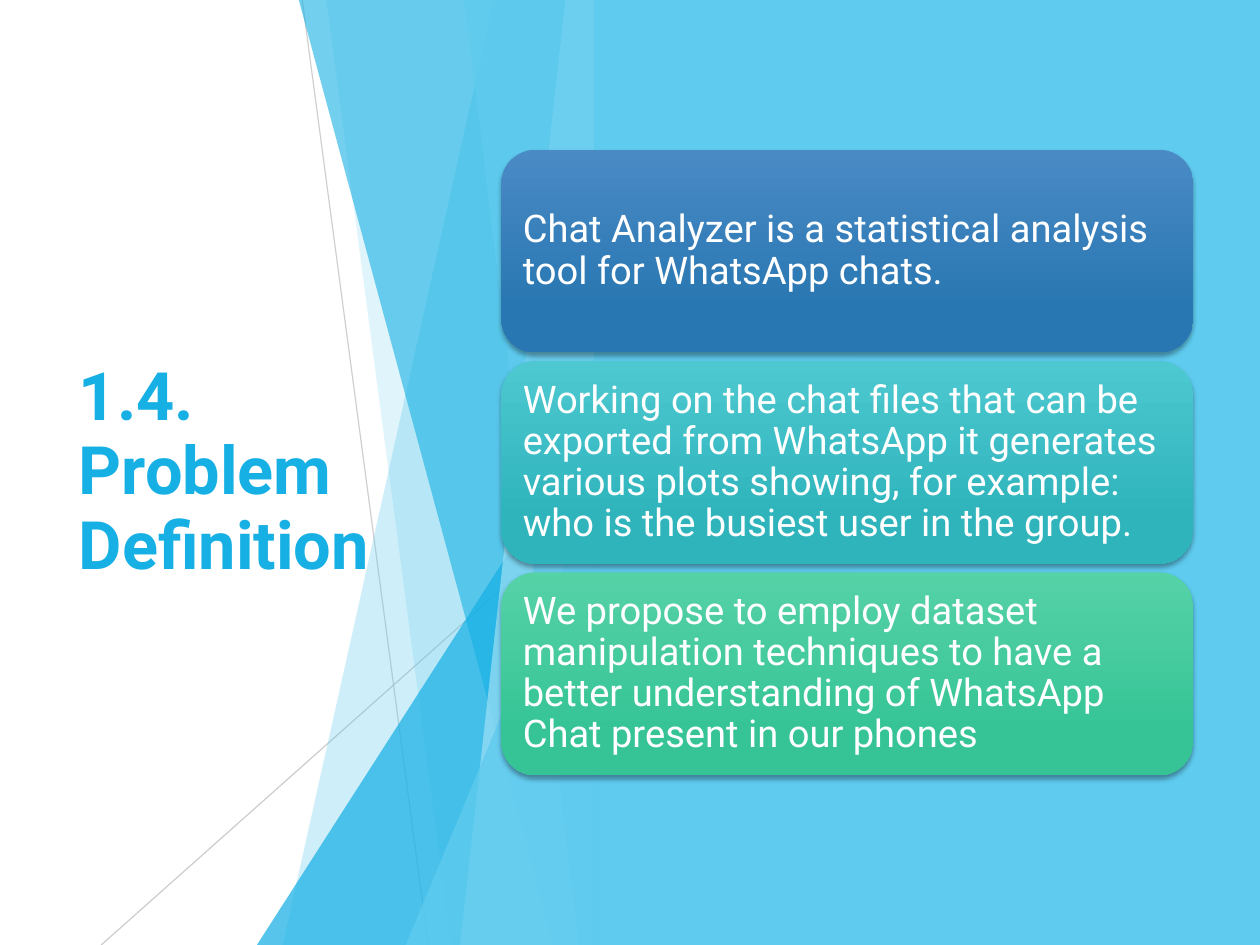
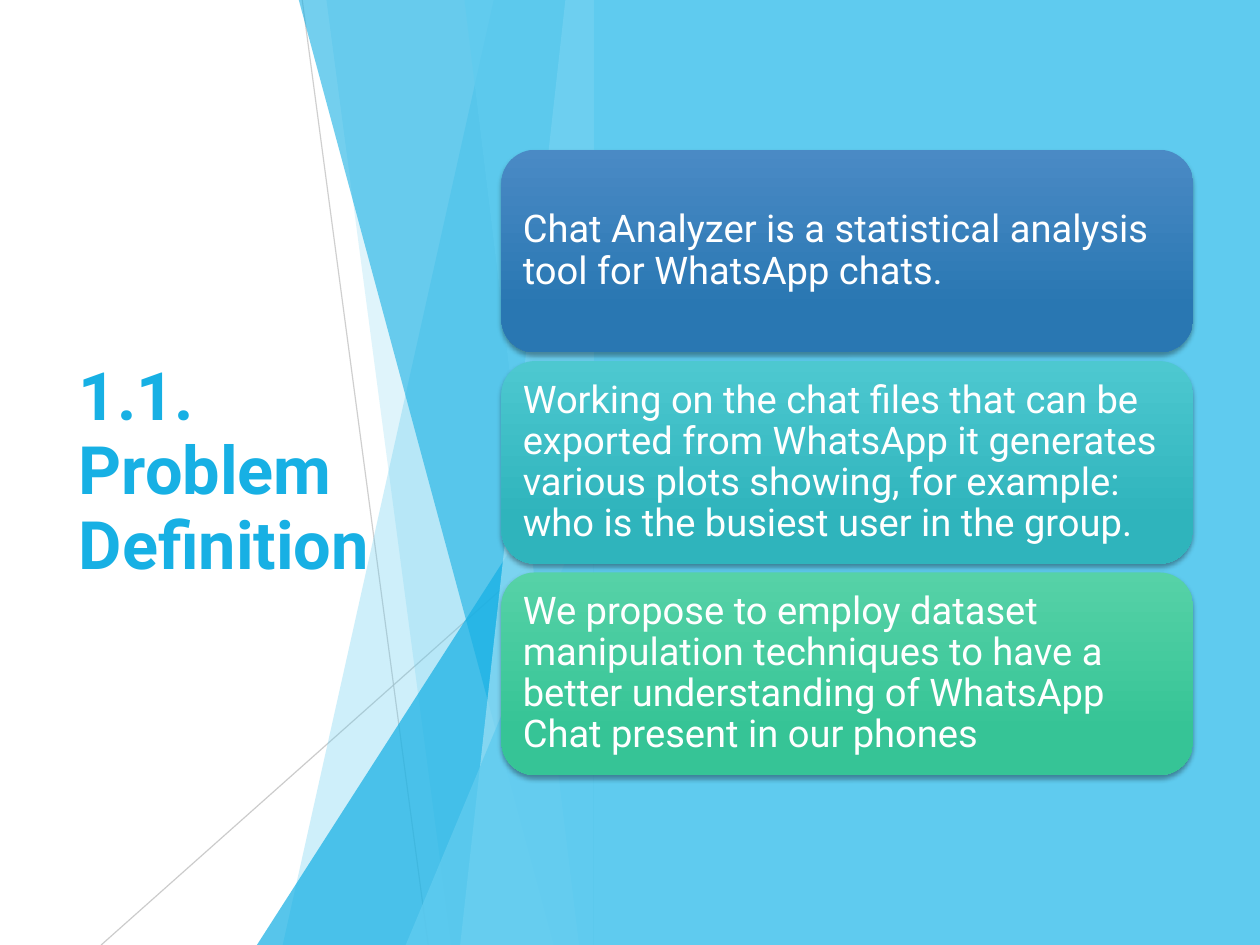
Before and after one commit to Shri2602/Chat_Analysis_DsciLab, a slide deck: slide 5 of ProjectPPT.pptx (slide 6 before the commit). Drawn at 1260x945 pixels with LibreOffice and Linux fonts; fonts in the diff are those of the drawing. Boxes give left, top, right and bottom in pixels: in the first picture for what was removed or moved away, otherwise in the second. Text is boxed around its words. In the diff, an @@ line names an element or a change of style, - is before the commit and + after.

```diff
--- a/ProjectPPT.pptx
+++ b/ProjectPPT.pptx
@@ text at (79, 372, 369, 585): text changed @@
-1.4. Problem Definition
+1.1. Problem Definition
```
Also in this commit, not shown: 3 other slides changed, 2 slides added, 1 slide removed, 6 other files.
